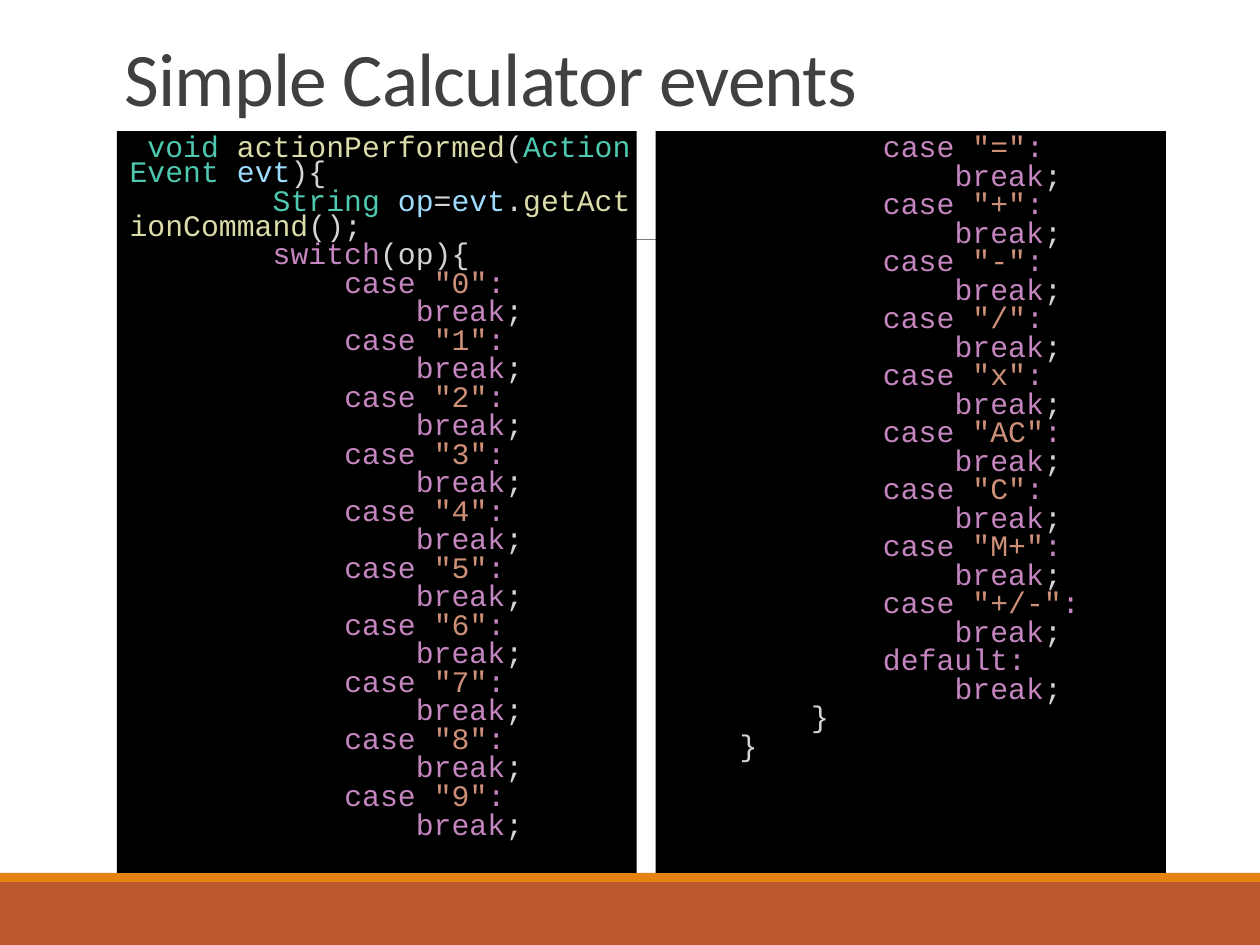
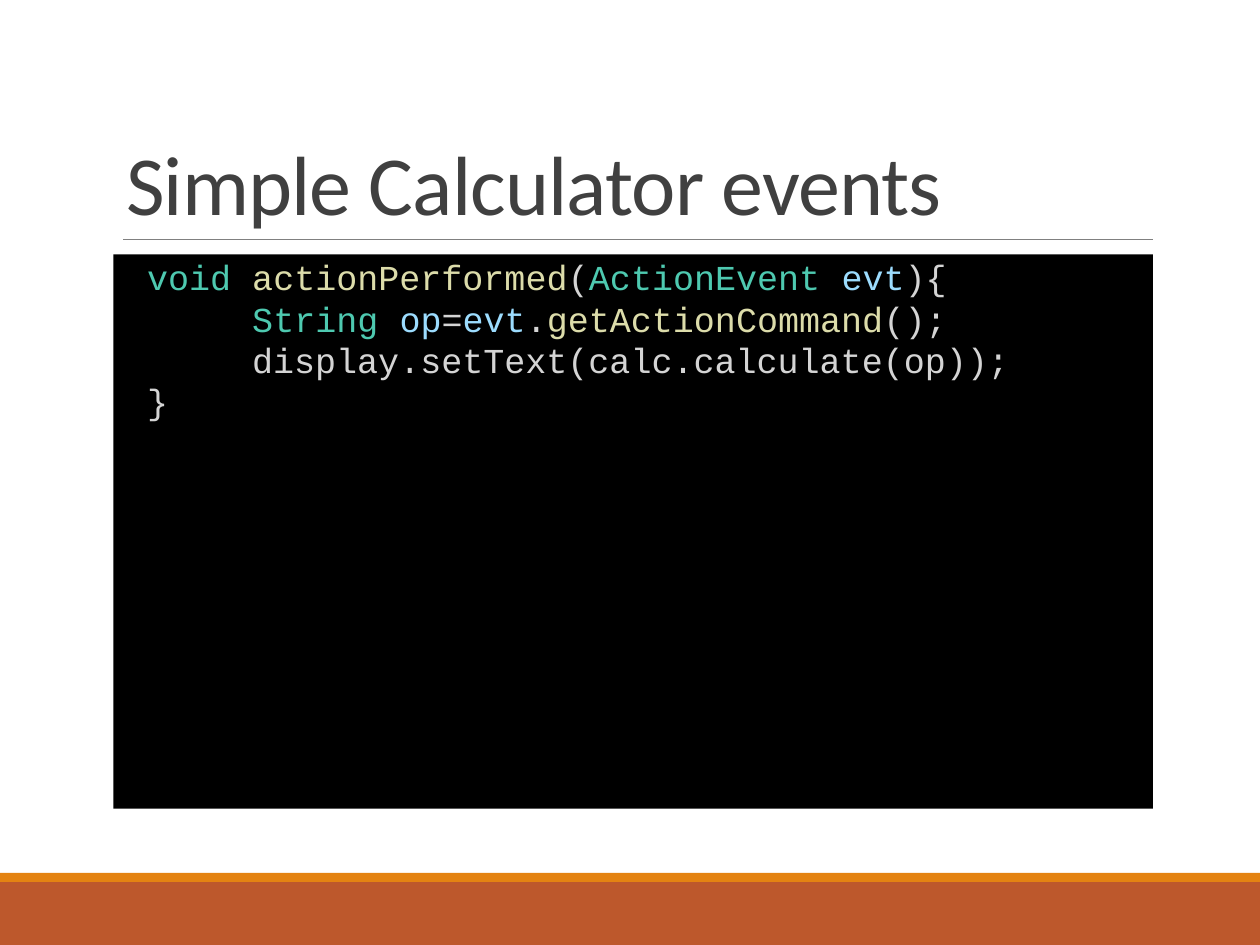
Before and after one commit to deeperj/dillinger, a slide deck: slide 23 of thesis/ukapp2/wqu_isc/sofware_design/Javabc06.pptx. Drawn at 1260x945 pixels with LibreOffice and Linux fonts; fonts in the diff are those of the drawing. Boxes give left, top, right and bottom in pixels: in the first picture for what was removed or moved away, otherwise in the second. Text is boxed around its words. In the diff, an @@ line names an element or a change of style, - is before the commit and + after.

```diff
--- a/thesis/ukapp2/wqu_isc/sofware_design/Javabc06.pptx
+++ b/thesis/ukapp2/wqu_isc/sofware_design/Javabc06.pptx
@@ title "Simple Calculator events" at (x1=126, y1=156, x2=942, y2=229): size 43.2 to 48 pt @@
@@ text removed at (x1=655, y1=131, x2=1166, y2=873) @@
-  case "=":
-  break;
-  case "+":
-  break;
-  case "-":
-  break;
-  case "/":
-  break;
-  case "x":
-  break;
-  case "AC":
-  break;
-  case "C":
-  break;
-  case "M+":
-  break;
-  case "+/-":
-  break;
-  default:
-  break;
-  }
-  }
@@ text "void actionPerformed(ActionEvent evt){" resized from (x1=117, y1=131, x2=638, y2=873) to (x1=113, y1=255, x2=1153, y2=809) @@
@@ text at (x1=147, y1=266, x2=947, y2=340): size 17 to 20 pt in "void actionPerformed(ActionEvent evt){", "String op=evt.getActionCommand();"; line spacing 0.7 to 0.9 @@
@@ text at (x1=252, y1=348, x2=1009, y2=381): text changed; size 17 to 20 pt; text colour #C586C0 to #D4D4D4 @@
-  switch(op){
-  case "0":
-  break;
-  case "1":
-  break;
-  case "2":
-  break;
-  case "3":
-  break;
-  case "4":
-  break;
-  case "5":
-  break;
-  case "6":
-  break;
-  case "7":
-  break;
-  case "8":
-  break;
-  case "9":
-  break;
+  display.setText(calc.calculate(op));
+  }
```
Also in this commit, not shown: 1 other slide changed, 1 slide added, 5 other files.
